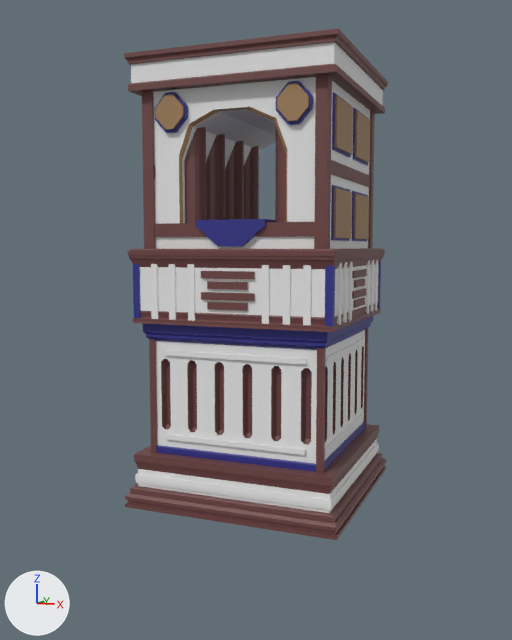
Before and after pictures for a commit that changed the Blender file BlendFiles/misc.blend.
Both versions are drawn from a 50 mm lens placed at (2.69, -7.05, 2.61), pointed at (-0.1, -0.04, 1.83). Lighting does not change. The marker at lower left points along +X, +Y and +Z. The same objects are shown in both versions, whatever each file hides.

The first picture shows 'floor9.0', 'floor9.0Decor', 'floor9.1', 'floor9.1Decor', 'floor9.2', 'floor9.2Decor', 'floor9.3', 'floor9.3Decor', 'floor9.4'.
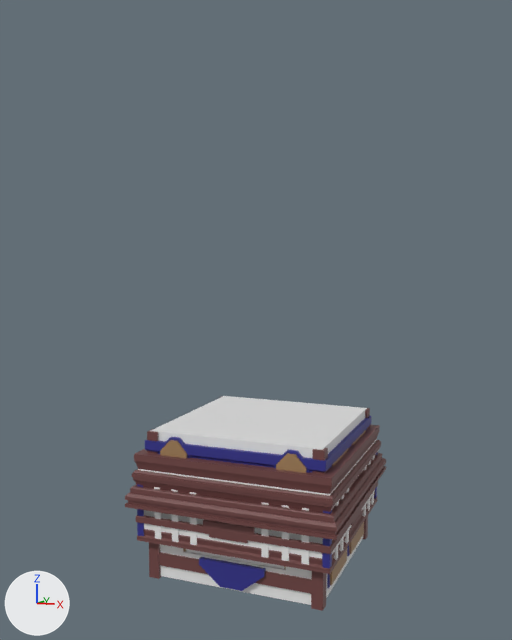
Boxes (x1, y1, x2, y2) around the edits, measured in the pictures (512 x 640 px):
'floor9.3', moved: before (153, 77, 370, 249); after (151, 396, 367, 605)
'floor9.1', moved: before (143, 316, 373, 472); after (145, 416, 372, 569)
'floor9.2', moved: before (127, 248, 385, 332); after (132, 440, 381, 574)
'floor9.3Decor', moved: before (142, 75, 375, 249); after (147, 396, 370, 611)
'floor9.4', moved: before (124, 29, 388, 114); after (136, 482, 378, 554)
'floor9.2Decor', moved: before (133, 260, 381, 327); after (137, 452, 378, 568)
'floor9.1Decor', moved: before (149, 328, 368, 473); after (167, 549, 304, 578)
'floor9.0Decor', moved: before (135, 443, 379, 510); after (331, 451, 378, 510)

What the commit changed:
In object 'floor9.2' (ob_floor9_2), parent is no longer ob_floor9_0.
In object 'floor9.2' (ob_floor9_2), matrix_parent_inverse is no longer Matrix(((1.0, 0.0, 0.0, -4.177), (0.0, 1.0, 0.0, 0.0), (0.0, 0.0, 1.0, 0.0), (0.0, 0.0, 0.0, 1.0))).
Object 'floor9.2' (ob_floor9_2) moves from (4.177, 0.0, 2.225) to (0.0, 0.0, 0.0).
In object 'floor9.4' (ob_floor9_4), parent is no longer ob_floor9_0.
In object 'floor9.4' (ob_floor9_4), matrix_parent_inverse is no longer Matrix(((1.0, 0.0, 0.0, -4.177), (0.0, 1.0, 0.0, 0.0), (0.0, 0.0, 1.0, 0.0), (0.0, 0.0, 0.0, 1.0))).
Object 'floor9.4' (ob_floor9_4) moves from (4.177, 0.0, 4.26) to (0.0, 0.0, 0.0).
In object 'floor9.1' (ob_floor9_1), parent is no longer ob_floor9_0.
In object 'floor9.1' (ob_floor9_1), matrix_parent_inverse is no longer Matrix(((1.0, 0.0, 0.0, -4.177), (0.0, 1.0, 0.0, 0.0), (0.0, 0.0, 1.0, 0.0), (0.0, 0.0, 0.0, 1.0))).
Object 'floor9.1' (ob_floor9_1) moves from (4.177, 0.0, 1.196) to (0.0, 0.0, 0.0).
In object 'floor9.3' (ob_floor9_3), parent is no longer ob_floor9_0.
In object 'floor9.3' (ob_floor9_3), matrix_parent_inverse is no longer Matrix(((1.0, 0.0, 0.0, -4.177), (0.0, 1.0, 0.0, 0.0), (0.0, 0.0, 1.0, 0.0), (0.0, 0.0, 0.0, 1.0))).
Object 'floor9.3' (ob_floor9_3) moves from (4.177, 0.0, 3.337) to (0.0, 0.0, 0.0).
In object 'floor9.2Decor' (ob_floor9_2decor), parent goes from ob_floor9_0 to ob_floor9_2.
In object 'floor9.2Decor' (ob_floor9_2decor), matrix_parent_inverse goes from Matrix(((1.0, 0.0, 0.0, -4.177), (0.0, 1.0, 0.0, 0.0), (0.0, 0.0, 1.0, 0.0), (0.0, 0.0, 0.0, 1.0))) to Matrix(((1.0, 0.0, 0.0, 0.0), (0.0, 1.0, 0.0, 0.0), (0.0, 0.0, 1.0, -2.225), (0.0, 0.0, 0.0, 1.0))).
Object 'floor9.2Decor' (ob_floor9_2decor) moves from (4.177, 0.0, 2.225) to (0.0, 0.0, 2.225).
In object 'floor9.0Decor' (ob_floor9_0decor), matrix_parent_inverse is no longer Matrix(((1.0, 0.0, 0.0, -4.177), (0.0, 1.0, 0.0, 0.0), (0.0, 0.0, 1.0, 0.0), (0.0, 0.0, 0.0, 1.0))).
In object 'floor9.1Decor' (ob_floor9_1decor), parent goes from ob_floor9_0 to ob_floor9_1.
In object 'floor9.1Decor' (ob_floor9_1decor), matrix_parent_inverse goes from Matrix(((1.0, 0.0, 0.0, -4.177), (0.0, 1.0, 0.0, 0.0), (0.0, 0.0, 1.0, 0.0), (0.0, 0.0, 0.0, 1.0))) to Matrix(((1.0, 0.0, 0.0, 0.0), (0.0, 1.0, 0.0, 0.0), (0.0, 0.0, 1.0, -1.196), (0.0, 0.0, 0.0, 1.0))).
Object 'floor9.1Decor' (ob_floor9_1decor) moves from (4.177, 0.0, 1.196) to (0.0, 0.0, 1.196).
In object 'floor9.3Decor' (ob_floor9_3decor), parent goes from ob_floor9_0 to ob_floor9_3.
In object 'floor9.3Decor' (ob_floor9_3decor), matrix_parent_inverse goes from Matrix(((1.0, 0.0, 0.0, -4.177), (0.0, 1.0, 0.0, 0.0), (0.0, 0.0, 1.0, 0.0), (0.0, 0.0, 0.0, 1.0))) to Matrix(((1.0, 0.0, 0.0, 0.0), (0.0, 1.0, 0.0, 0.0), (0.0, 0.0, 1.0, -3.337), (0.0, 0.0, 0.0, 1.0))).
Object 'floor9.3Decor' (ob_floor9_3decor) moves from (4.177, 0.0, 3.337) to (0.0, 0.0, 3.337).
